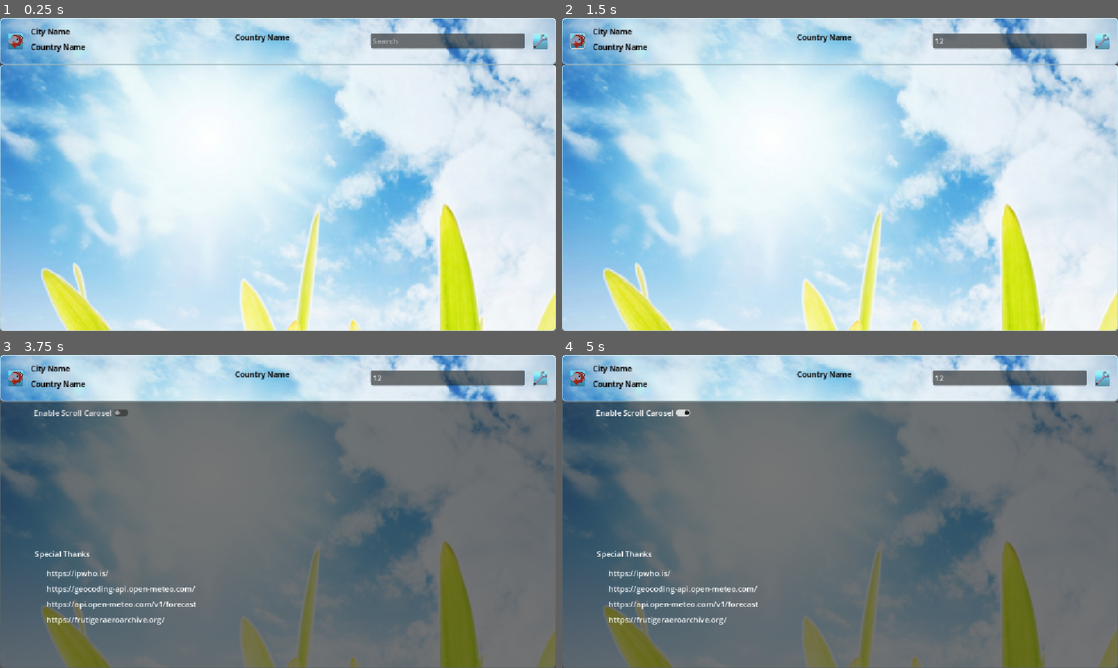
Above: before the commit, frames 1-4 (two rows, left to right).
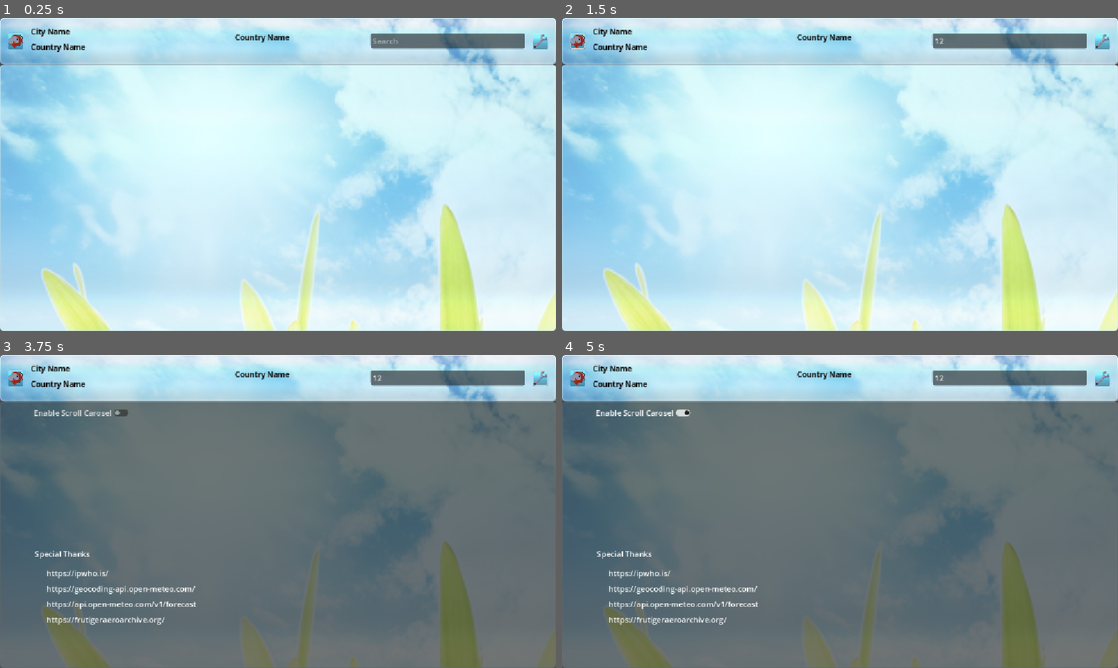
Above: after the commit, the same moments.

Repository: ATMACAELUM/WeatherAero
Game: Godot game, scene res://main.tscn
Same seed, same stepped clock (60 frames per second), same inputs: the game is played once before the commit and once after it.
Inputs (mouse positions are in pixels of both pictures, inside the frame that each line leads up to):
- Up to frame 1 (0.25 s): no input
- Up to frame 2 (1.5 s): click (1012, 39) at 0.52 s; type "12" at 0.6 s; click (578, 39) at 1.25 s
- Up to frame 3 (3.75 s): click (16, 376) at 2 s; click (16, 376) at 2.75 s; click (539, 376) at 3.5 s
- Up to frame 4 (5 s): click "Enable Scroll Carosel" at 4.25 s

The runs differ from the first frame. In frame 1, 20% of the frame differs, in the area x 0-100%, y 0-100%; in frame 2, 20%; in frame 3, 7.6%; in frame 4, 7.6%.

Commit message:
changed weather bubble

Diff:
--- a/main.tscn
+++ b/main.tscn
@@ -36,12 +36,12 @@
 shader_parameter/gradient_strength = 1.0
 shader_parameter/highlight_position = 0.66000003135
 shader_parameter/highlight_size = 0.0
-shader_parameter/shine_position = 0.035
-shader_parameter/shine_thickness = 0.025
+shader_parameter/shine_position = 0.06800000323
+shader_parameter/shine_thickness = 0.1750000083125
 shader_parameter/shine_strength = 0.65
 
 [sub_resource type="StyleBoxFlat" id="StyleBoxFlat_g4v7s"]
-bg_color = Color(1, 1, 1, 0.03529412)
+bg_color = Color(1, 1, 1, 0.45490196)
 border_width_left = 2
 border_width_top = 2
 border_width_right = 2
@@ -124,8 +124,8 @@
 shader_parameter/gradient_strength = 0.9600000456
 shader_parameter/highlight_position = 0.7070000335825
 shader_parameter/highlight_size = 0.0670000031825
-shader_parameter/shine_position = 0.035
-shader_parameter/shine_thickness = 0.025
+shader_parameter/shine_position = 0.94400004484
+shader_parameter/shine_thickness = 0.07700000365750001
 shader_parameter/shine_strength = 0.65
 
 [node name="Node" type="Node" unique_id=1616232632]
--- a/scripts/weather_bubble.gd
+++ b/scripts/weather_bubble.gd
@@ -7,7 +7,7 @@
 @export var month_label: Label
 @export var day_label: Label
 @export var weather_label: Label
-
+@export var button: Button
 var _time
 var _temp
 var _weather
--- a/weather_bubble.tscn
+++ b/weather_bubble.tscn
@@ -31,7 +31,36 @@
 shader_parameter/shine_thickness = 0.20000000298023
 shader_parameter/shine_strength = 0.5950000282625
 
-[node name="Button" type="Button" unique_id=1897691053 node_paths=PackedStringArray("time_label", "temp_label", "year_label", "month_label", "day_label", "weather_label")]
+[sub_resource type="StyleBoxFlat" id="StyleBoxFlat_efxa6"]
+bg_color = Color(0.4506486, 0.4506482, 0.45064837, 1)
+
+[sub_resource type="StyleBoxFlat" id="StyleBoxFlat_g4v7s"]
+draw_center = false
+
+[sub_resource type="StyleBoxFlat" id="StyleBoxFlat_vr2uq"]
+draw_center = false
+border_width_left = 4
+border_width_top = 4
+border_width_right = 4
+border_width_bottom = 4
+corner_radius_top_left = 30
+corner_radius_top_right = 30
+corner_radius_bottom_right = 30
+corner_radius_bottom_left = 30
+corner_detail = 20
+
+[sub_resource type="StyleBoxFlat" id="StyleBoxFlat_vl2pr"]
+draw_center = false
+border_width_left = 2
+border_width_top = 2
+border_width_right = 2
+border_width_bottom = 2
+corner_radius_top_left = 32
+corner_radius_top_right = 32
+corner_radius_bottom_right = 32
+corner_radius_bottom_left = 32
+
+[node name="Button" type="Button" unique_id=1897691053 node_paths=PackedStringArray("time_label", "temp_label", "year_label", "month_label", "day_label", "weather_label", "button")]
 custom_minimum_size = Vector2(256, 256)
 anchors_preset = -1
 anchor_right = 0.22200002
@@ -49,6 +78,7 @@
 month_label = NodePath("Month")
 day_label = NodePath("Day")
 weather_label = NodePath("Weather")
+button = NodePath("Button")
 
 [node name="Panel" type="Panel" parent="." unique_id=630990219]
 material = SubResource("ShaderMaterial_vr2uq")
@@ -58,6 +88,20 @@
 anchor_bottom = 1.0
 grow_horizontal = 2
 grow_vertical = 2
+theme_override_styles/panel = SubResource("StyleBoxFlat_efxa6")
+
+[node name="Button" type="Button" parent="." unique_id=472704895]
+layout_mode = 1
+anchors_preset = 15
+anchor_right = 1.0
+anchor_bottom = 1.0
+grow_horizontal = 2
+grow_vertical = 2
+theme_override_styles/normal = SubResource("StyleBoxFlat_g4v7s")
+theme_override_styles/pressed = SubResource("StyleBoxFlat_vr2uq")
+theme_override_styles/hover = SubResource("StyleBoxFlat_vl2pr")
+theme_override_styles/disabled = SubResource("StyleBoxFlat_g4v7s")
+theme_override_styles/focus = SubResource("StyleBoxFlat_g4v7s")
 
 [node name="Time" type="Label" parent="." unique_id=790851746]
 layout_mode = 0
